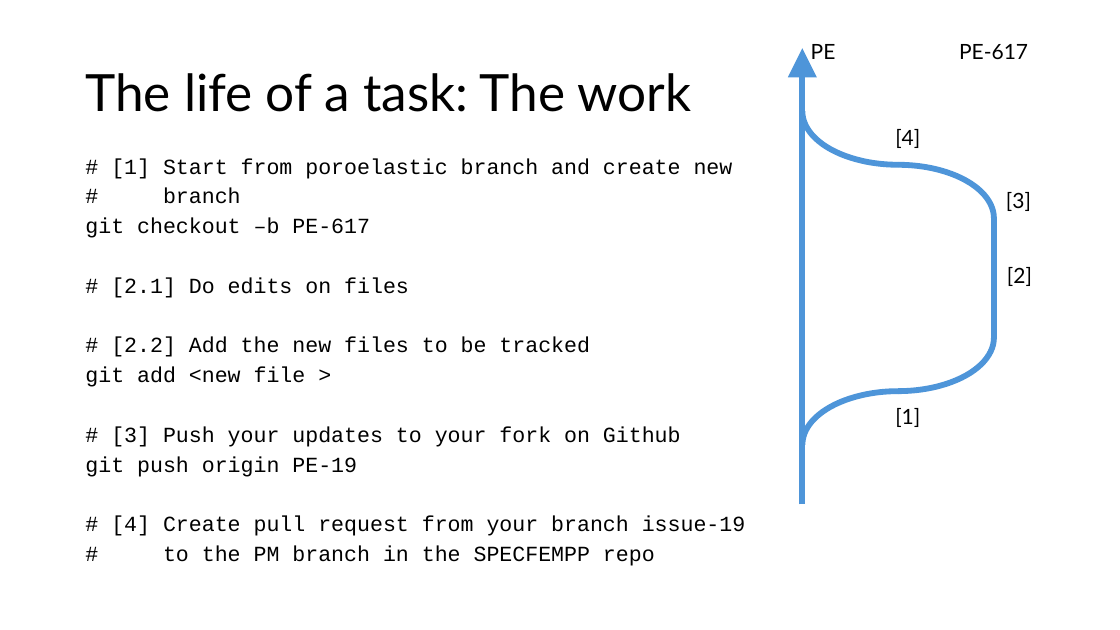
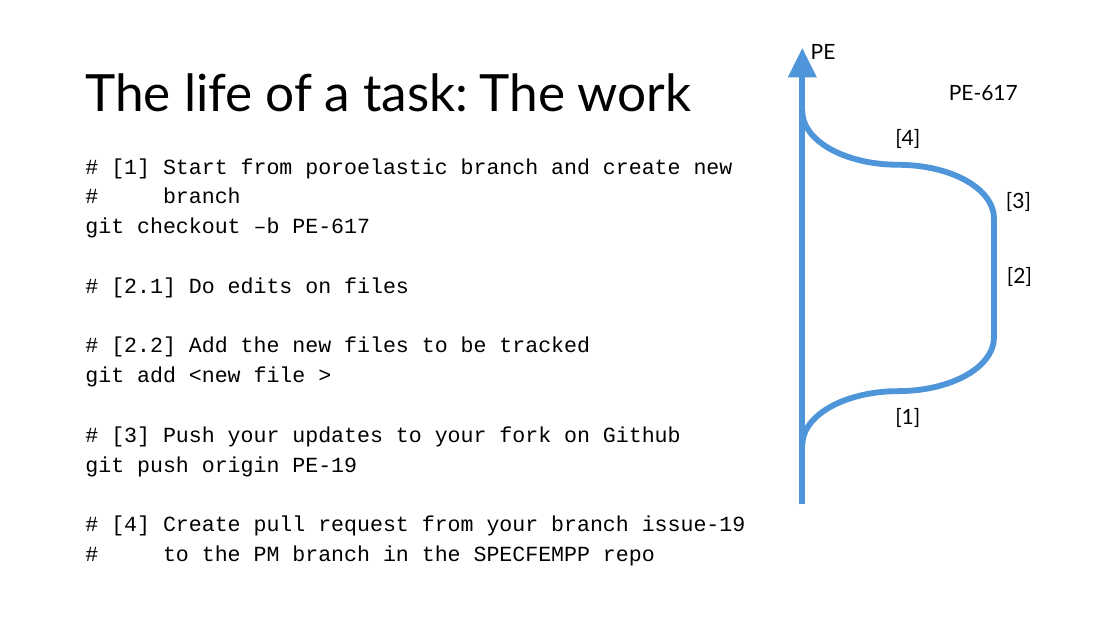
Before and after one commit to PrincetonUniversity/specfempp-notes, a slide deck: slide 13 of presentations/2025/03/Princeton_LLNL_Hackathon/Git_development_Workflow.pptx. Drawn at 1120x630 pixels with LibreOffice and Linux fonts; fonts in the diff are those of the drawing. Boxes give left, top, right and bottom in pixels: in the first picture for what was removed or moved away, otherwise in the second. Text is boxed around its words. In the diff, an @@ line names an element or a change of style, - is before the commit and + after.

```diff
--- a/presentations/2025/03/Princeton_LLNL_Hackathon/Git_development_Workflow.pptx
+++ b/presentations/2025/03/Princeton_LLNL_Hackathon/Git_development_Workflow.pptx
@@ text "PE-617": place and size @@
-text "PE-617" at [959,44,1028,59]
+text "PE-617" at [949,85,1018,100]
```
Also in this commit, not shown: 2 other slides changed.
